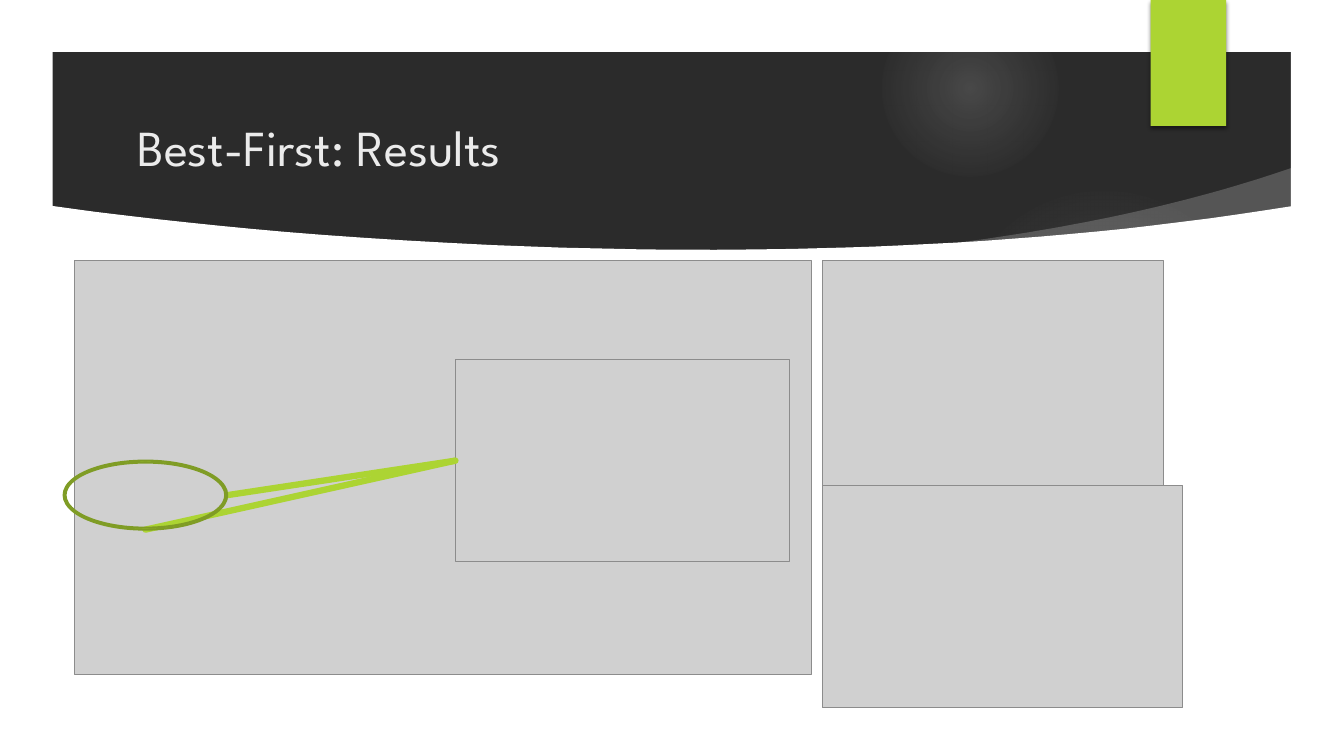
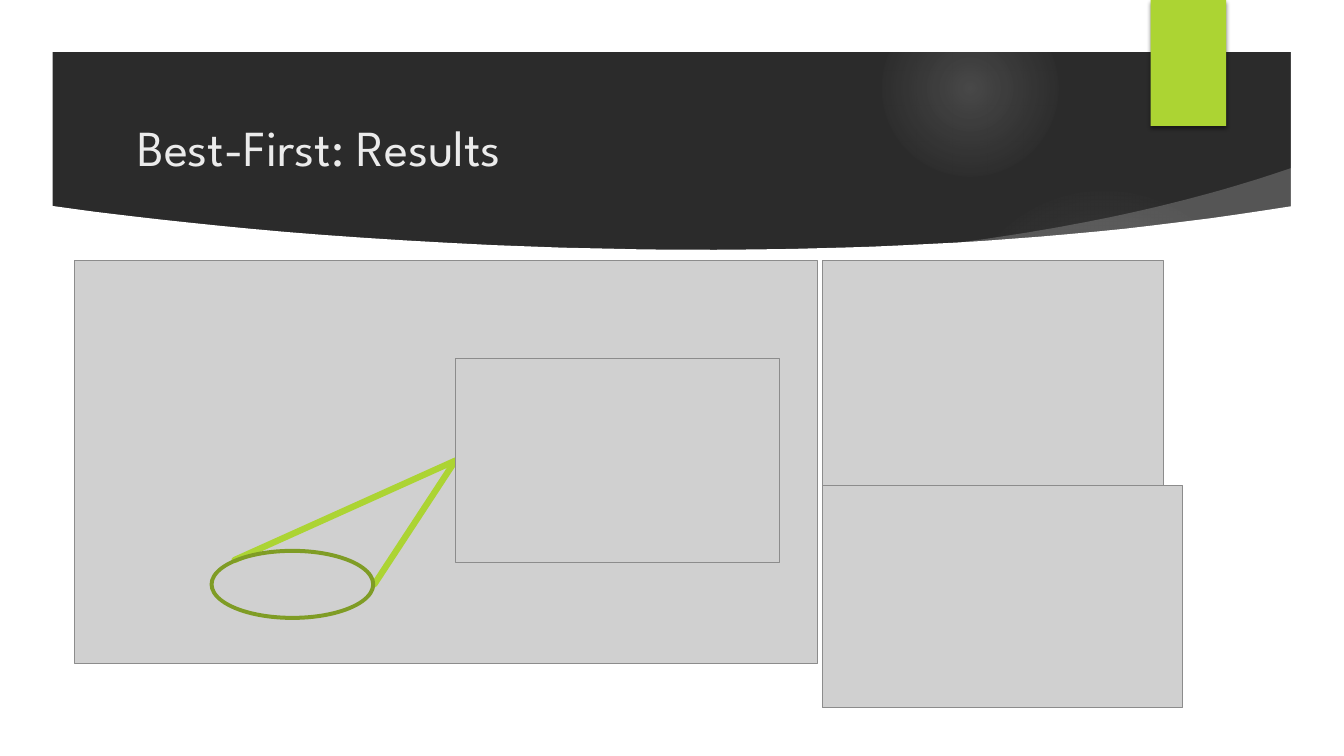
Before and after one commit to x-mizu/CM-and-AI-Coursework-2, a slide deck: slide 8 of Presentation/Presentation.pptx. Drawn at 1344x756 pixels with LibreOffice and Linux fonts; fonts in the diff are those of the drawing; grey boxes stand for pictures; background and template pictures are left out; a plain dark background stands for a picture behind light text. Boxes give left, top, right and bottom in pixels: in the first picture for what was removed or moved away, otherwise in the second. Text is boxed around its words. In the diff, an @@ line names an element or a change of style, - is before the commit and + after.

Commit message:
updated bfs

```diff
--- a/Presentation/Presentation.pptx
+++ b/Presentation/Presentation.pptx
@@ picture resized from (x1=75, y1=261, x2=812, y2=675) to (x1=75, y1=261, x2=818, y2=663) @@
@@ picture resized from (x1=456, y1=359, x2=790, y2=562) to (x1=456, y1=359, x2=780, y2=564) @@
@@ line moved from (227, 495) - (456, 461) to (235, 561) - (456, 461) @@
@@ line moved from (145, 529) - (456, 461) to (374, 585) - (456, 461) @@
@@ donut moved from (x1=64, y1=461, x2=227, y2=529) to (x1=211, y1=551, x2=374, y2=619) @@
```
